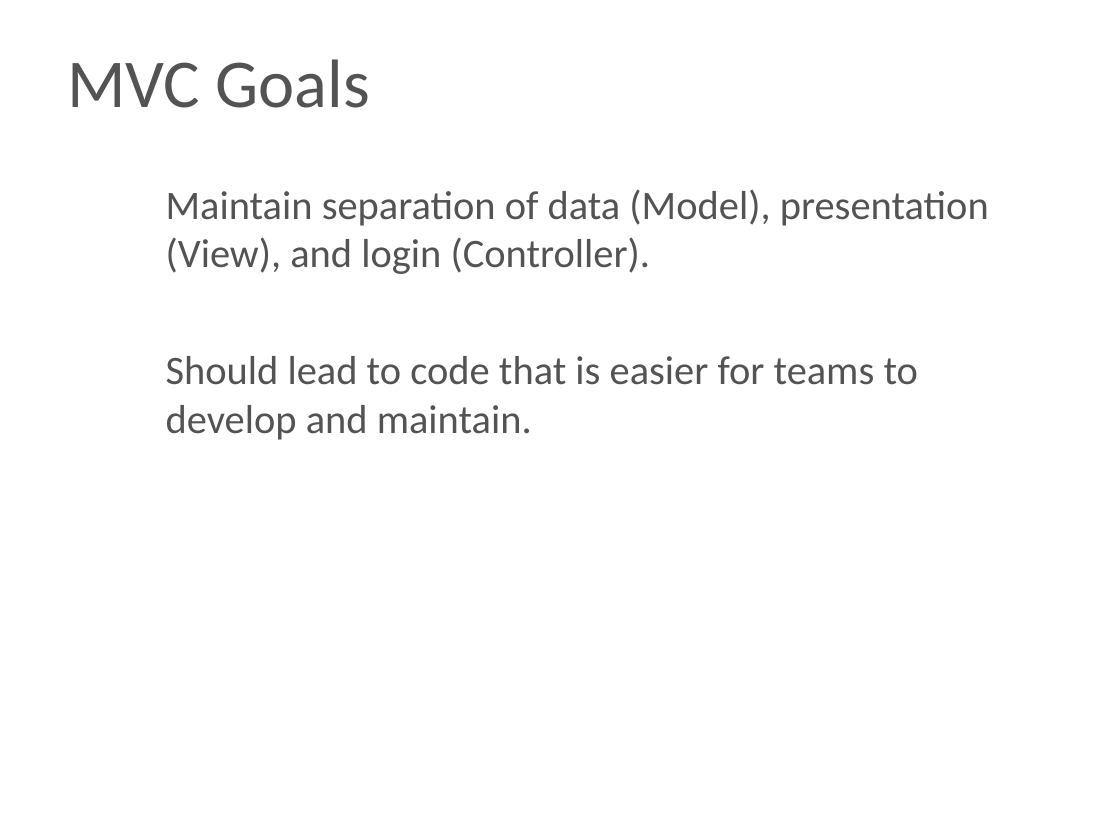
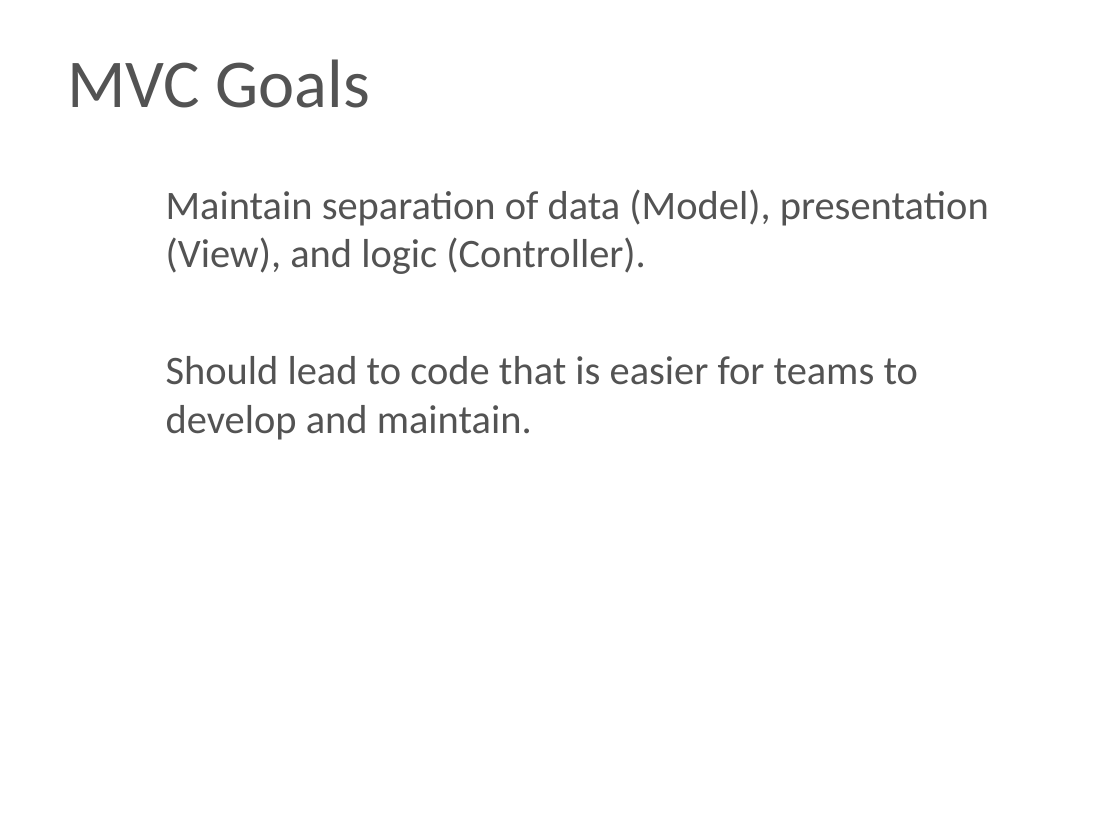
Before and after one commit to profjamesmohawk/asp, a slide deck: slide 3 of MVC/lecture.pptx. Drawn at 1120x840 pixels with LibreOffice and Linux fonts; fonts in the diff are those of the drawing; background and template pictures are left out. Boxes give left, top, right and bottom in pixels: in the first picture for what was removed or moved away, otherwise in the second. Text is boxed around its words. In the diff, an @@ line names an element or a change of style, - is before the commit and + after.

```diff
--- a/MVC/lecture.pptx
+++ b/MVC/lecture.pptx
@@ text at [166,189,989,274]: text changed @@
-Maintain separation of data (Model), presentation (View), and login (Controller).
+Maintain separation of data (Model), presentation (View), and logic (Controller).
```
Also in this commit, not shown: 16 other files.
